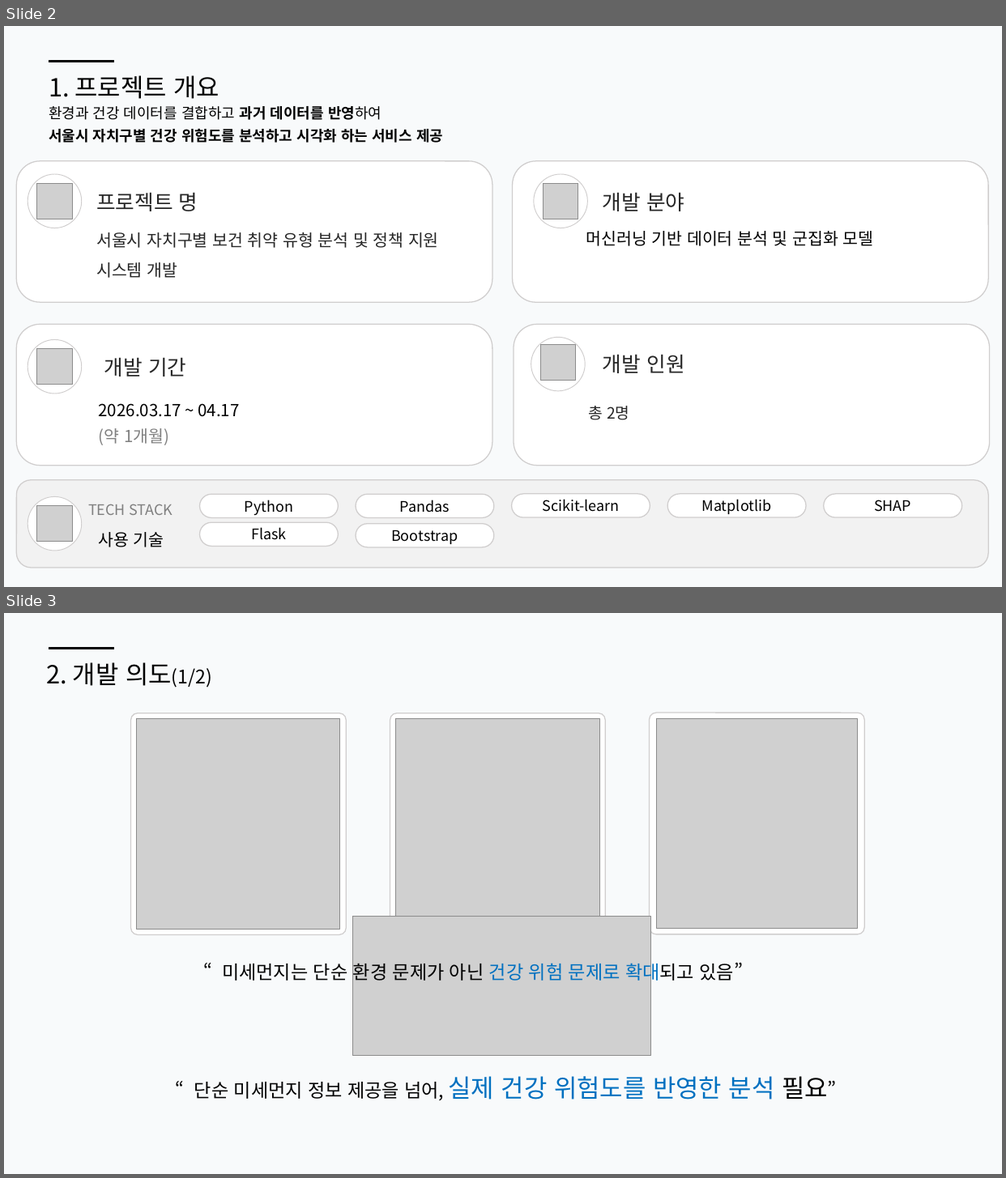
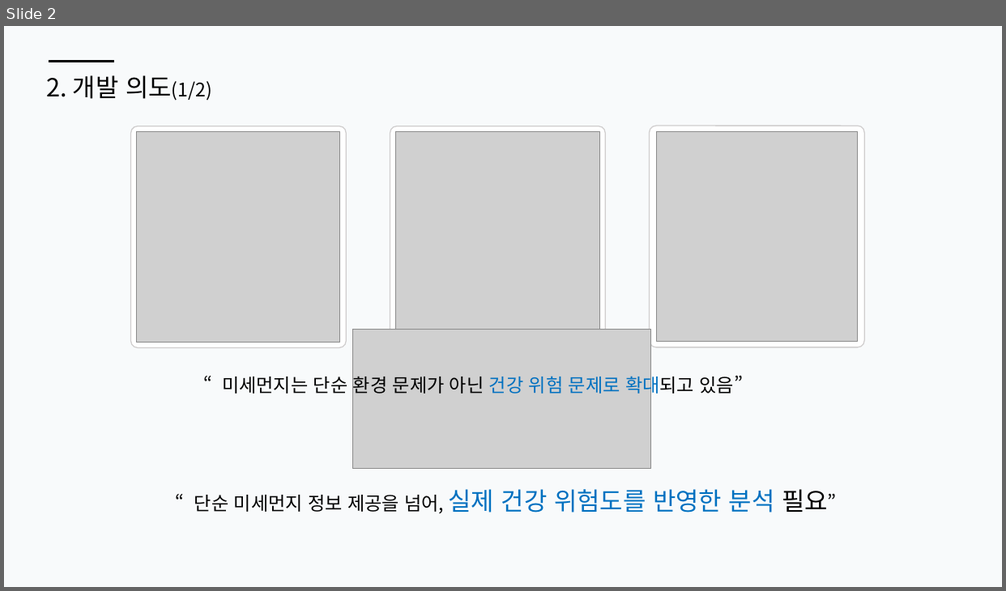
Before and after one commit to seongwook0217/SeongWook, a slide deck: 1차 프로젝트/1. 기획서_V2.pptx. Shown one above the other, each under a label of ours: slides 2 and 3 before the commit, slide 2 after it. The pictures are 1006x1178 and 1006x591 pixels, drawn with LibreOffice and Linux fonts; fonts in the diff are those of the drawing; grey boxes stand for pictures. Boxes give left, top, right and bottom in pixels: in the first picture for what was removed or moved away, otherwise in the second. Text is boxed around its words. In the diff, an @@ line names an element or a change of style, - is before the commit and + after.

```diff
--- a/1차 프로젝트/1. 기획서_V2.pptx
+++ b/1차 프로젝트/1. 기획서_V2.pptx
@@ slide 2 removed at box(4, 26, 1002, 587), background #F8FAFB; not listed: 1 template element that a slide beside it also shows @@
@@ text removed at box(49, 75, 220, 99) @@
-1. 프로젝트 개요
@@ text removed at box(49, 106, 443, 143) @@
-환경과 건강 데이터를 결합하고 과거 데이터를 반영하여
-서울시 자치구별 건강 위험도를 분석하고 시각화 하는 서비스 제공
@@ rounded rectangle removed at box(17, 161, 493, 303) @@
@@ rounded rectangle removed at box(513, 161, 988, 303) @@
@@ ellipse removed at box(28, 174, 82, 228) @@
@@ picture removed at box(37, 183, 72, 219) @@
@@ text removed at box(96, 192, 198, 211) @@
-프로젝트 명
@@ ellipse removed at box(534, 174, 588, 228) @@
@@ picture removed at box(543, 183, 578, 219) @@
@@ text removed at box(603, 192, 684, 211) @@
-개발 분야
@@ text removed at box(96, 233, 439, 278) @@
-서울시 자치구별 보건 취약 유형 분석 및 정책 지원 시스템 개발
@@ text removed at box(586, 231, 874, 246) @@
-머신러닝 기반 데이터 분석 및 군집화 모델
@@ rounded rectangle removed at box(17, 325, 493, 466) @@
@@ ellipse removed at box(28, 339, 82, 394) @@
@@ rounded rectangle removed at box(513, 325, 990, 466) @@
@@ ellipse removed at box(531, 337, 585, 391) @@
@@ picture removed at box(37, 349, 72, 385) @@
@@ text removed at box(104, 357, 186, 377) @@
-개발 기간
@@ picture removed at box(541, 345, 576, 380) @@
@@ text removed at box(603, 354, 684, 373) @@
-개발 인원
@@ text removed at box(99, 403, 239, 446) @@
-2026.03.17 ~ 04.17
-(약 1개월)
@@ text removed at box(588, 406, 629, 420) @@
-총 2명
@@ group removed at box(17, 480, 988, 568): 8 rounded rectangles, 2 texts, 1 ellipse, 1 picture @@
-TECH STACK
-사용 기술
-Python
-Pandas
-Matplotlib
-Flask
-Scikit-learn
-Bootstrap
-SHAP
@@ what was slide 3 is now slide 2 @@
```
Also in this commit, not shown: 1 slide changed.
